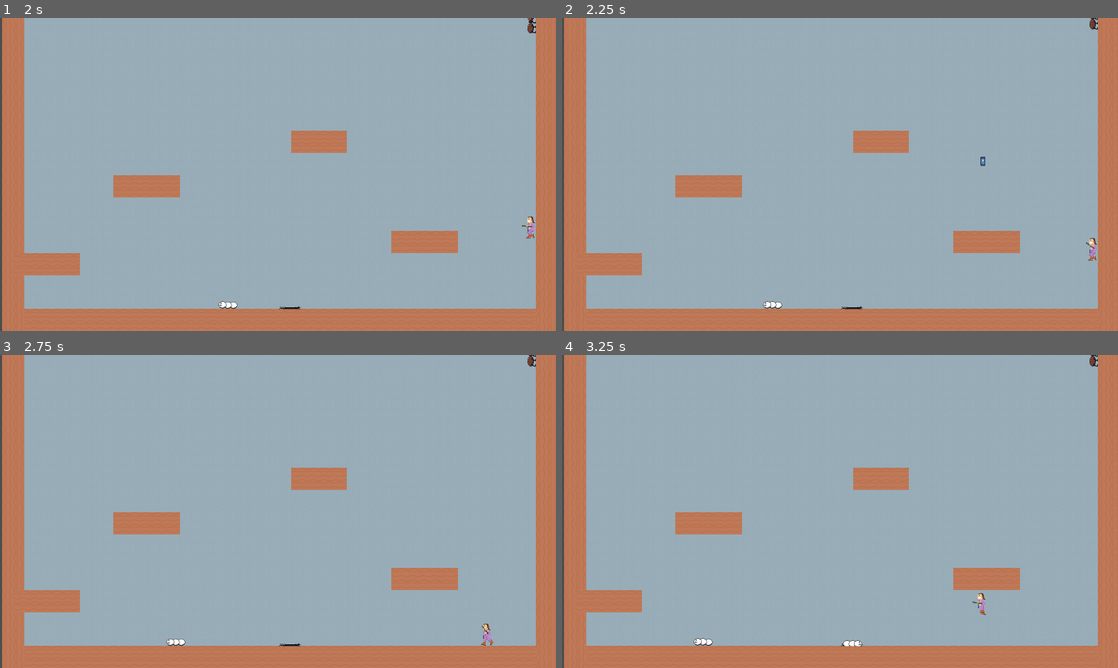
Above: before the commit, frames 1-4 (two rows, left to right).
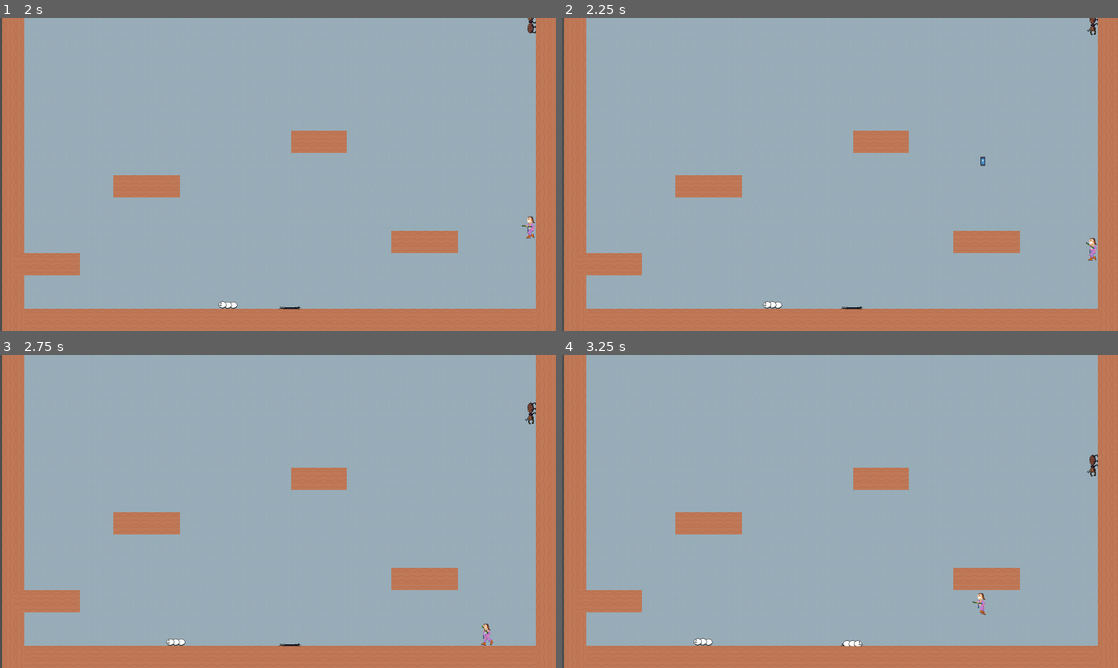
Above: after the commit, the same moments.

Repository: deruitda/ludum-dare-56
Game: Godot game, scene res://scenes/levels/termite_extermination_andrew.tscn
The game is run twice, just before and just after one commit, with the same random seed, the same clock (stepped at 60 frames per second) and the same inputs. The engine's default icon, where the game draws it, is replaced by a stand-in: a white triangle on a blue panel in a dark square.
Inputs (mouse positions are in pixels of both pictures, inside the frame that each line leads up to):
- Up to frame 1 (2 s): move the mouse to (400, 158) at 0.52 s; hold D (move_right) from 0.53 s (still down); click (400, 158) at 0.6 s; tap Space (jump) at 0.77, 1.52 s; move the mouse to (166, 190) at 1.27 s; click (166, 190) at 1.35 s
- Up to frame 2 (2.25 s): move the mouse to (895, 105) at 2.02 s; release D (move_right) at 2.03 s; hold A (move_left) from 2.03 s (still down); click (895, 105) at 2.1 s
- Up to frame 3 (2.75 s): keep holding A (move_left)
- Up to frame 4 (3.25 s): move the mouse to (812, 574) at 2.77 s; release A (move_left) at 2.78 s; hold D (move_right) from 2.78 s (still down); click (812, 574) at 2.85 s; tap Space (jump) at 3.02 s

Frame 1 is identical in both runs. In frame 2, less than 0.1% of the frame differs, in the area x 94-97%, y 0-6%; in frame 3, 0.1%, in the area x 94-97%, y 0-23%; in frame 4, 0.1%.

Commit message:
finishing soldier

Diff:
--- a/scenes/enemies/termite_soldier.gd
+++ b/scenes/enemies/termite_soldier.gd
@@ -26,15 +26,19 @@
 func _physics_process(delta: float) -> void:
 	if is_on_wall() and (is_on_ceiling() || is_on_floor()):
 		enemy_walk_direction.toggle_current_direction()
-	elif is_on_wall():
+
+	if is_on_wall():
 		velocity_component.apply_move(enemy_walk_direction.current_direction, delta)
 	elif not is_on_wall():
 		var wall_direction = Vector2.RIGHT
 		if enemy_walk_direction.current_direction == Vector2.DOWN:
 			wall_direction = Vector2.LEFT
 		velocity_component.apply_move(wall_direction, delta)
+		print('not on wall')
 
 
+	else:
+		print("nope")
 	velocity_component.do_character_move(self)
 
 	pass
--- a/scenes/enemies/termite_soldier.tscn
+++ b/scenes/enemies/termite_soldier.tscn
@@ -65,7 +65,7 @@
 
 [node name="TermiteSoldier" type="CharacterBody2D"]
 collision_layer = 8
-collision_mask = 14
+collision_mask = 15
 platform_floor_layers = 4294967042
 platform_wall_layers = 4
 script = ExtResource("1_u5irw")
--- a/scenes/entity_composition/enemy_walk_direction.gd
+++ b/scenes/entity_composition/enemy_walk_direction.gd
@@ -26,9 +26,9 @@
 	elif current_direction == Vector2.LEFT:
 		current_direction = Vector2.RIGHT
 	elif current_direction == Vector2.UP:
-		current_direction == Vector2.DOWN
+		current_direction = Vector2.DOWN
 	elif current_direction == Vector2.DOWN:
-		current_direction == Vector2.UP
+		current_direction = Vector2.UP
 	else:
 		return
 
--- a/scenes/entity_composition/velocity_component.gd
+++ b/scenes/entity_composition/velocity_component.gd
@@ -56,7 +56,6 @@
 	velocity.x = move_toward(velocity.x, 0, floor_resistance * delta)
 
 func do_character_move(character_body: CharacterBody2D):
-	print("current velocity", str(velocity))
 	character_body.velocity = velocity
 	character_body.move_and_slide()
 
